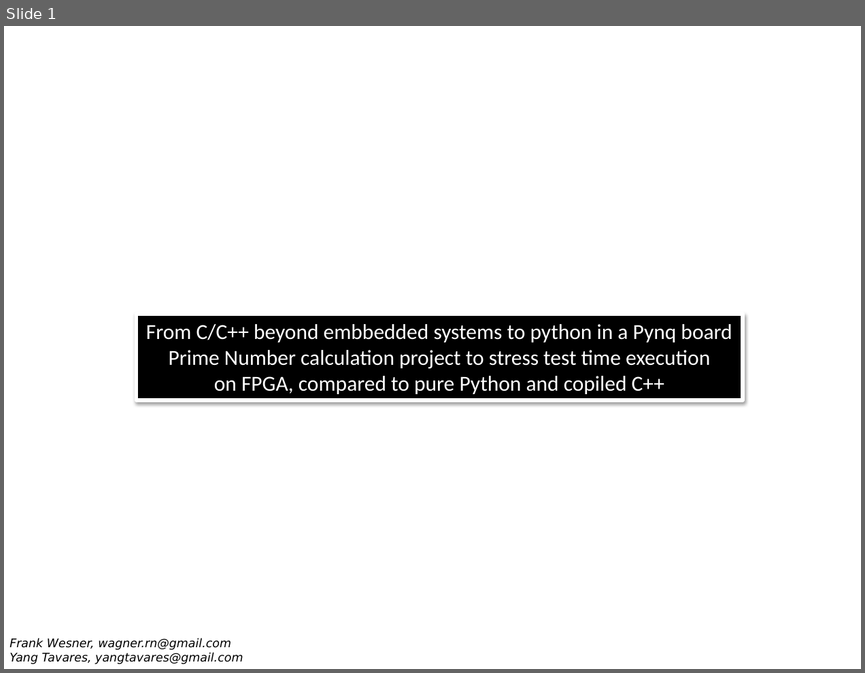
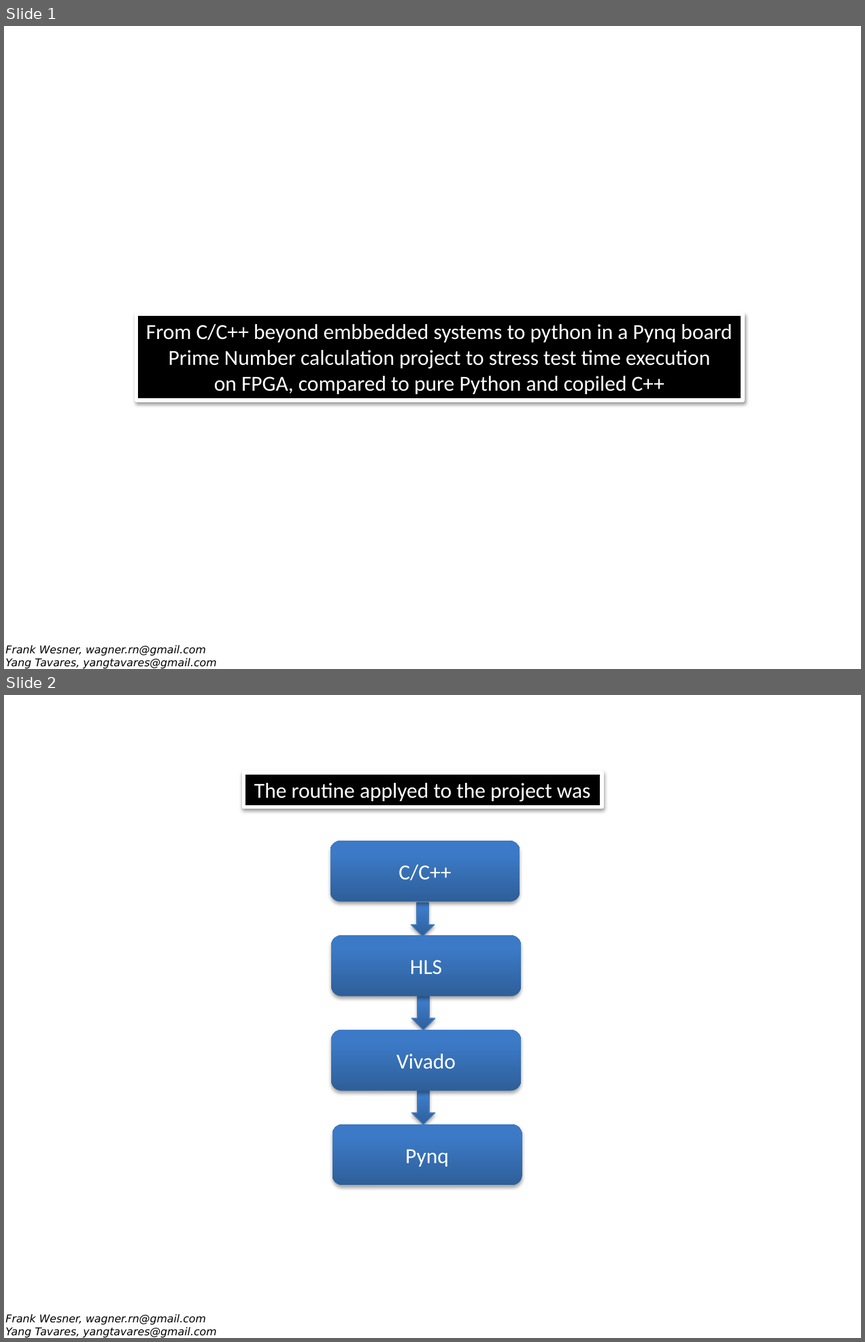
Before and after one commit to wagnerrn/pynq-primenumber, a slide deck: misc/primenumber.pptx. Shown one above the other, each under a label of ours: slide 1 before the commit, slides 1 and 2 after it. The pictures are 865x673 and 865x1342 pixels, drawn with LibreOffice and Linux fonts; fonts in the diff are those of the drawing; background and template pictures are left out. Boxes give left, top, right and bottom in pixels: in the first picture for what was removed or moved away, otherwise in the second. Text is boxed around its words. In the diff, an @@ line names an element or a change of style, - is before the commit and + after.

```diff
--- a/misc/primenumber.pptx
+++ b/misc/primenumber.pptx
@@ slide 2 added at (4,695,861,1338), background #FFFFFF; not listed: 1 template element that a slide beside it also shows @@
@@ rectangle added at (244,772,602,807), fill #000000, outline #FFFFFF 3 pt, 18 pt, text #FFFFFF @@
+The routine applyed to the project was
@@ rounded rectangle added at (330,841,520,902), fill gradient #2F5F99 to #3D7CC7 to #3A7CCB, 18 pt, text #FFFFFF @@
+C/C++
@@ down arrow added at (411,902,434,936), fill gradient #2F5F99 to #3D7CC7 to #3A7CCB, outline #4B7EBC 0.75 pt @@
@@ rounded rectangle added at (331,936,521,997), fill gradient #2F5F99 to #3D7CC7 to #3A7CCB, 18 pt, text #FFFFFF @@
+HLS
@@ down arrow added at (412,996,435,1029), fill gradient #2F5F99 to #3D7CC7 to #3A7CCB, outline #4B7EBC 0.75 pt @@
@@ rounded rectangle added at (331,1030,521,1091), fill gradient #2F5F99 to #3D7CC7 to #3A7CCB, 18 pt, text #FFFFFF @@
+Vivado
@@ down arrow added at (412,1091,435,1124), fill gradient #2F5F99 to #3D7CC7 to #3A7CCB, outline #4B7EBC 0.75 pt @@
@@ rounded rectangle added at (332,1124,521,1185), fill gradient #2F5F99 to #3D7CC7 to #3A7CCB, 18 pt, text #FFFFFF @@
+Pynq
@@ slide 1 changed as well @@
@@ text "Frank Wesner, wagner.rn@gmail.com": place and size @@
-text "Frank Wesner, wagner.rn@gmail.com" at (9,637,243,664)
+text "Frank Wesner, wagner.rn@gmail.com" at (5,645,216,668)
@@ text "Frank Wesner, wagner.rn@gmail.com" at (5,645,216,668): size 10 to 9 pt @@
```
Also in this commit, not shown: 32 other slides changed, 1 other slide added, 1 slide removed, 1 other file.
